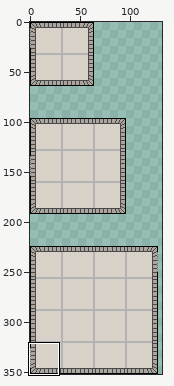
Sprite sheet -- Assets/Resources/Sprites/Facility/LivestockBay.png. Above, an overview of the earlier version with the close-up marked.
Close-up. As it was:
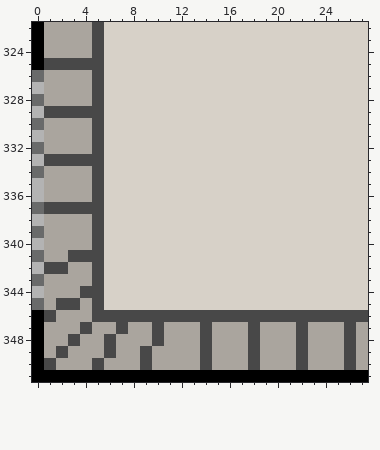
The file is 160x352 pixels. Shown: x 0..27, y 322..351. The wide view leaves out empty margins. The commit also changed other parts of the picture, which this record leaves out.
The result:
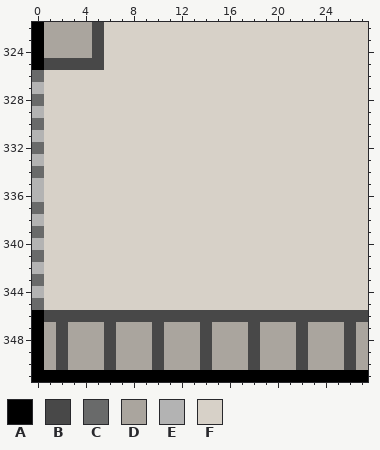
Palette (. is transparent): A #000000  B #484848  C #696a6a  D #aaa59e  E #b3b3b3  F #d7d1c8
Diff:
The edit turns colour D into colour B in row 346 at x 2 to 4; in row 347 at x 2 and 6; in row 348 at x 2; in row 349 at x 10; in row 350 at x 2, 6 and 10.
The edit turns colour B into colour D in row 347 at x 4 and 7; in row 348 at x 3; in row 349 at x 9; in row 350 at x 1, 5 and 9.
The edit turns colour B into colour F in rows 326 to 328 at x 5; in row 329 at x 1 to 5; in rows 330 to 332 at x 5; in row 333 at x 1 to 5; in rows 334 to 336 at x 5; in row 337 at x 1 to 5.
The edit turns colour B into colour F in rows 338 to 340 at x 5; in row 341 at x 3 to 5; in row 342 at x 1 to 2 and 5; in row 343 at x 5; in row 344 at x 4 to 5; in row 345 at x 2 to 3 and 5.
The edit turns colour D into colour F in rows 326 to 328 at x 1 to 4; in rows 330 to 332 at x 1 to 4; in rows 334 to 336 at x 1 to 4; in rows 338 to 340 at x 1 to 4; in row 341 at x 1 to 2; in row 342 at x 3 to 4.
The edit turns colour D into colour F in row 343 at x 1 to 4; in row 344 at x 1 to 3; in row 345 at x 1 and 4.
Changed places in both close-ups, as pixel boxes (x1, y1, x2, y2):
changed: (44, 70, 164, 370)
